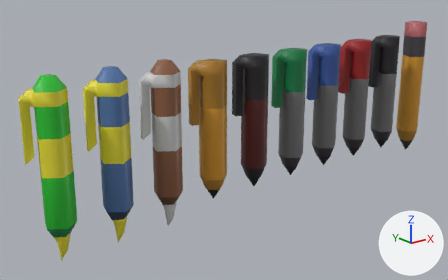
Before and after pictures for a commit that changed the FBX model Assets/Art/Models/Items/Functional/Generic/pens.fbx.
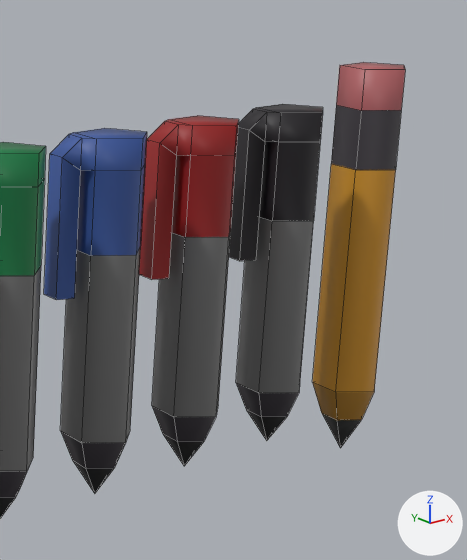
The first picture shows the older version from a 50 mm camera at (-0.735, -0.754, 0.425) aimed at (-0.1, 0.039, 0.108). The close-ups show both versions on the part from 65% to 100% of the width and 0% to 67% of the height of that picture; other places that the commit changed are outside them. The axes (+X, +Y, +Z) are drawn at lower right. The lights are the same throughout. The close-ups show mesh edges as thin lines. Where no turn or scale is listed for an object, it has been applied to the vertices.

The first close-up shows 'Pen Black', 'Pen Blue', 'Pen Green', 'Pen Red', 'Pencil'.
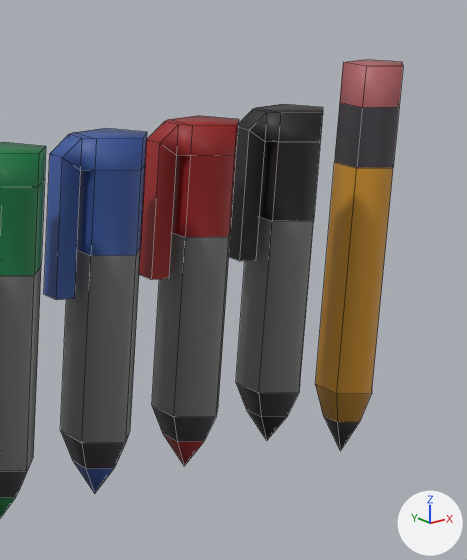
Where the newer file only moved an object's origin or applied its transform, the numbers keep the older frame.

Patch to the scene script:
```diff
--- a/Assets/Art/Models/Items/Functional/Generic/pens.fbx.py
+++ b/Assets/Art/Models/Items/Functional/Generic/pens.fbx.py
@@ me_pen_000 @@
 me_pen_000.from_pydata(...)  # 26 vertices, 26 faces; spans x -0.022..0.022, y -0.024..0.019, z -0.144..0.13
 # used by ob_pencil; location = (0.3718, 0.0, 0.1467)
+# me_pen_000 part 1: the whole mesh is scaled about its middle by (0.911, 0.911, 1.02)
 me_pen_000.materials.append(mat_palette05)
@@ me_pen_003 @@
 me_pen_003.from_pydata(...)  # 36 vertices, 37 faces; spans x -0.039..0.022, y -0.024..0.019, z -0.12..0.109
 # used by ob_pen_blue; location = (0.1103, 0.0, 0.1467)
+# me_pen_003 part 2: texture (UV) coordinates of 5 of 37 faces, centred in x -0.008..0.008, y -0.007..0.008, z -0.106, changed; they spanned u 0.09..0.09, v 0.96..0.96 and now span u 0.4..0.4, v 0.52..0.52
 me_pen_003.materials.append(mat_palette05)
@@ me_pen_002 @@
 me_pen_002.from_pydata(...)  # 36 vertices, 37 faces; spans x -0.039..0.022, y -0.024..0.019, z -0.12..0.109
 # used by ob_pen_red; location = (0.197, 0.0, 0.1467)
+# me_pen_002 part 3: texture (UV) coordinates of 5 of 37 faces, centred in x -0.008..0.008, y -0.007..0.008, z -0.106, changed; they spanned u 0.09..0.09, v 0.96..0.96 and now span u 0.15..0.15, v 0.71..0.71
 me_pen_002.materials.append(mat_palette05)
```

What differs and where, as boxes [x1, y1, x2, y2] in the close-ups (467 x 560 px):
'Pencil', mesh rescaled: before [313, 62, 405, 448]; after [315, 59, 403, 451]
part 2 of me_pen_003, surface changed (black to blue): [72, 460, 114, 493] in both
part 3 of me_pen_002, surface changed (black to red): [163, 434, 204, 466] in both
